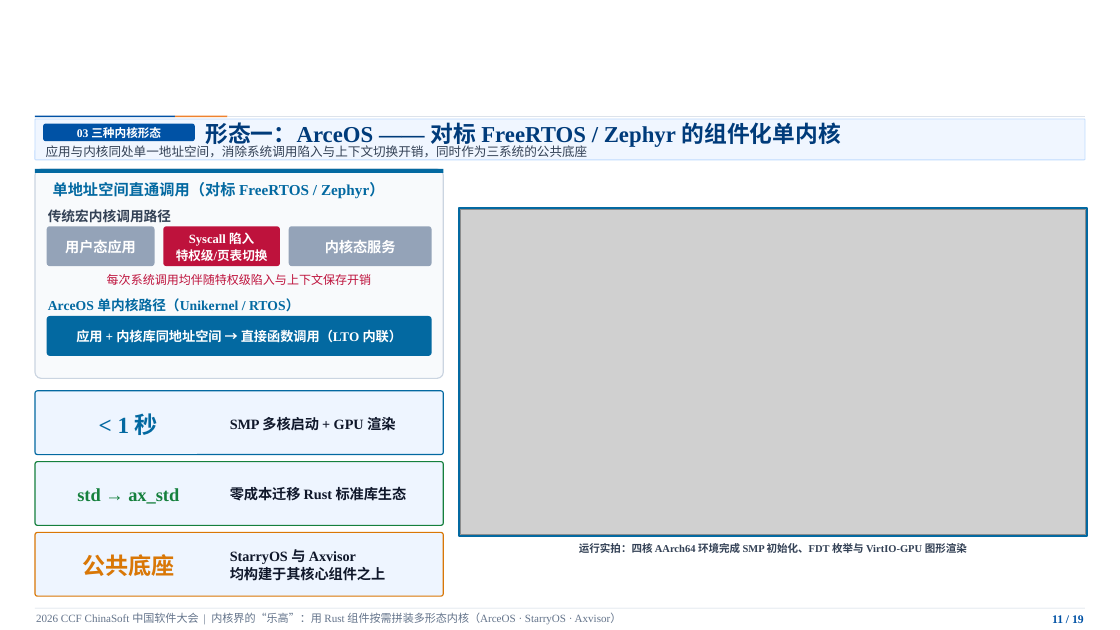
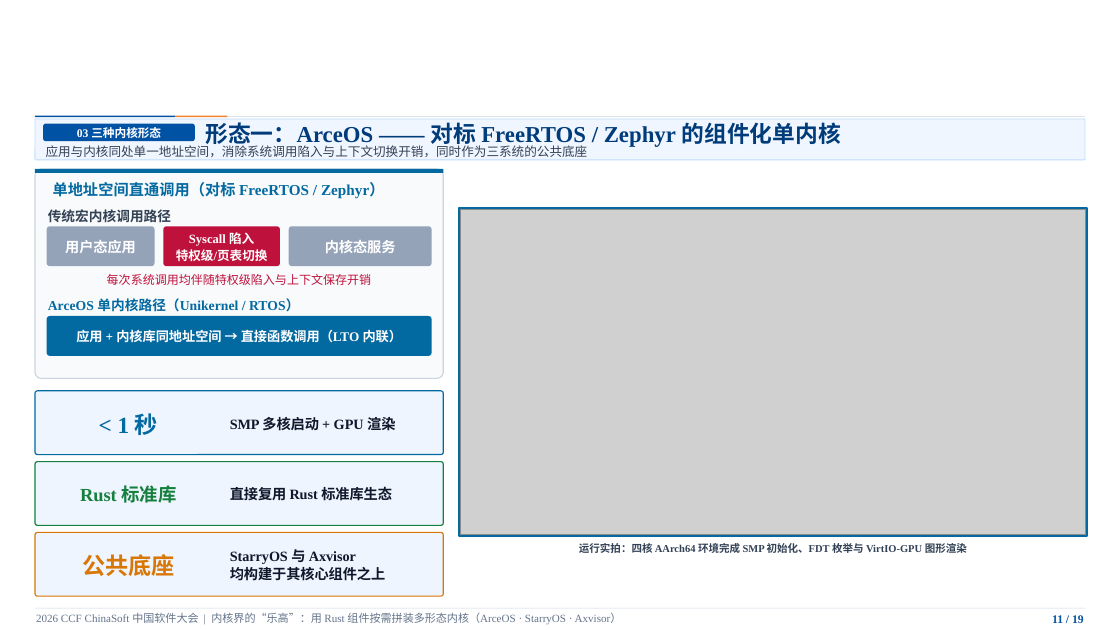
Before and after one commit to ZR233/tgoskits, a slide deck: slide 11 of TGOSKits_Presentation_v2.pptx. Drawn at 1120x630 pixels with LibreOffice and Linux fonts; fonts in the diff are those of the drawing; grey boxes stand for pictures; background and template pictures are left out. Boxes give left, top, right and bottom in pixels: in the first picture for what was removed or moved away, otherwise in the second. Text is boxed around its words. In the diff, an @@ line names an element or a change of style, - is before the commit and + after.

```diff
--- a/TGOSKits_Presentation_v2.pptx
+++ b/TGOSKits_Presentation_v2.pptx
@@ text at box(80, 485, 176, 503): text changed @@
-std → ax_std
+Rust 标准库
@@ text at box(230, 487, 392, 501): text changed @@
-零成本迁移 Rust 标准库生态
+直接复用 Rust 标准库生态
```
Also in this commit, not shown: 5 other slides changed.
